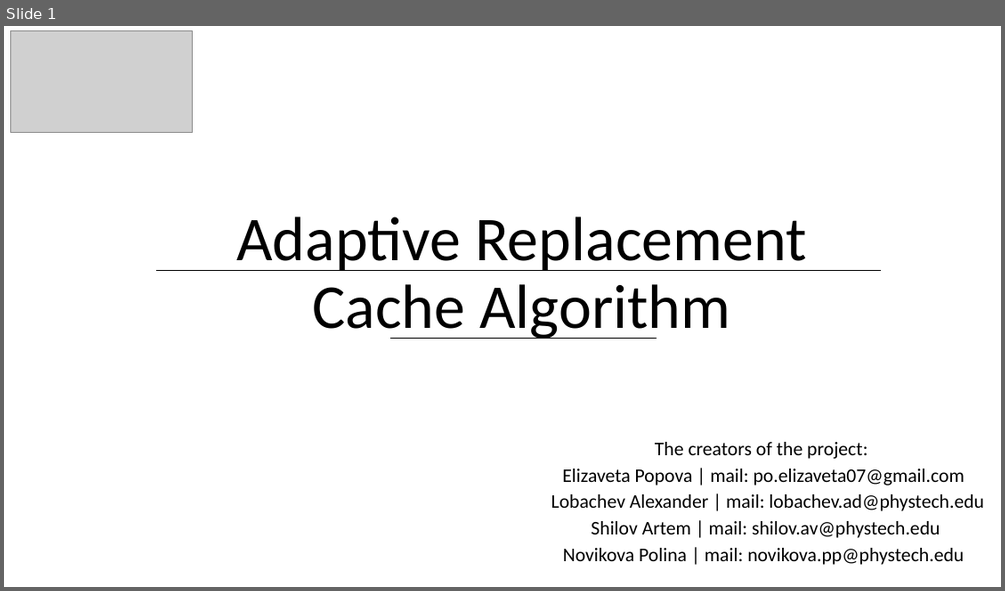
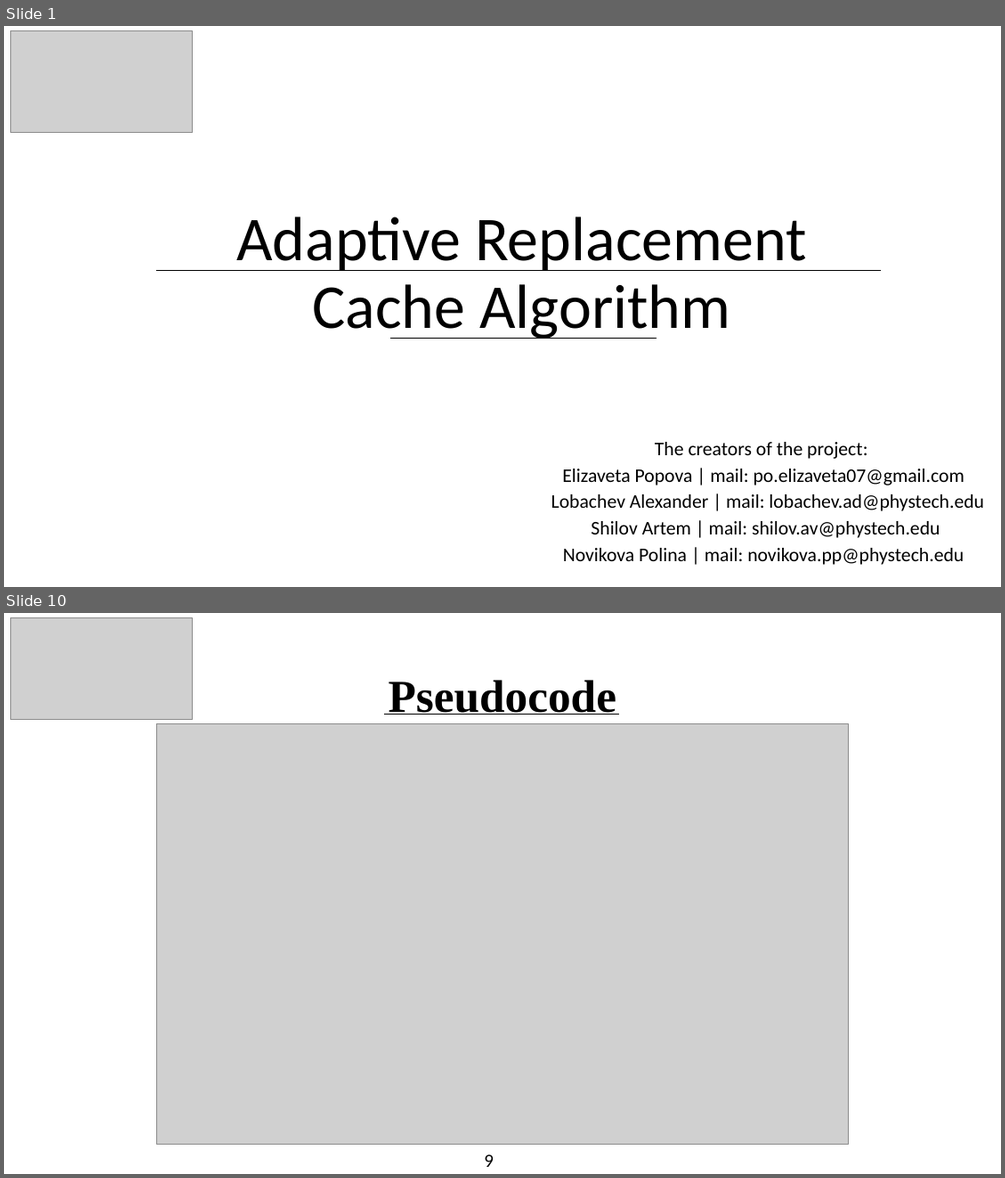
Before and after one commit to Asterialka/Arc-Cash-General, a slide deck: Adaptive Replacement Cache Algorithm.pptx. Shown one above the other, each under a label of ours: slide 1 before the commit, slides 1 and 10 after it; the slides between them are not shown. The pictures are 1005x591 and 1005x1178 pixels, drawn with LibreOffice and Linux fonts; fonts in the diff are those of the drawing; grey boxes stand for pictures. Boxes give left, top, right and bottom in pixels: in the first picture for what was removed or moved away, otherwise in the second. Text is boxed around its words. In the diff, an @@ line names an element or a change of style, - is before the commit and + after.

```diff
--- a/Adaptive Replacement Cache Algorithm.pptx
+++ b/Adaptive Replacement Cache Algorithm.pptx
@@ slide 10 added at [4, 613, 1001, 1174], background #FFFFFF @@
@@ picture added at [11, 618, 193, 720] @@
@@ title added at [388, 680, 616, 714], 44 pt, text #000000, bold @@
+Pseudocode
@@ line added from (385, 714) to (619, 714), #000000 1 pt @@
@@ picture added at [157, 723, 849, 1144] @@
@@ text added at [484, 1154, 494, 1167], 18 pt, text #000000 @@
+9
```
Also in this commit, not shown: 7 slides changed, 3 other slides added, 1 slide removed.
